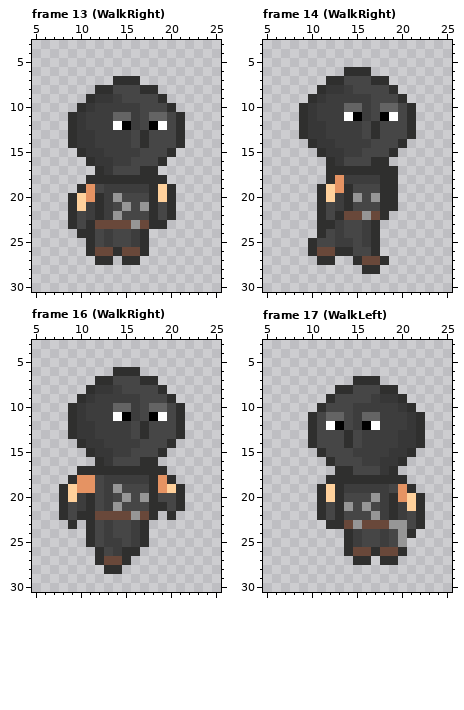
A pixel-art file gets an edit: Sprites Sisi/LockPicker.aseprite. The picture above was drawn from the file before the commit.
32x32 pixels, 20 frames. Colours within 5 levels of each other are drawn and written as one. Shown: frame 13 (WalkRight): x 5..25, y 3..30; frame 14 (WalkRight): x 5..25, y 3..30; frame 16 (WalkRight): x 5..25, y 3..30; frame 17 (WalkLeft): x 5..25, y 3..30. The commit also changed other frames, which this record leaves out.
Now the later version:
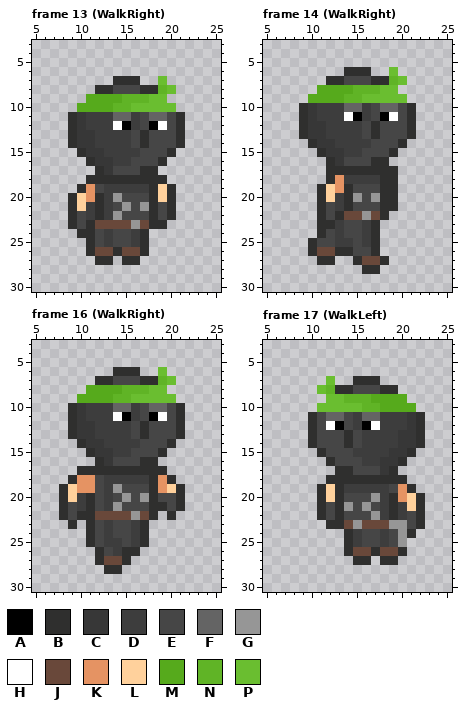
Palette (. is transparent): A #000000  B #2f2f2e  C #373737  D #3d3d3d  E #464646  F #646464  G #969696  H #ffffff  J #69483a  K #e59363  L #ffd19c  M #56aa1c  N #60b426  P #6abe30
The edit:
--- frame 13 (WalkRight)
@@ x 5..25 @@
  6 .....................
- 7 .........BBB.........
- 8 .......BBEEEBB.......
- 9 ......BCCDEEEEB......
-10 .....BCDDDDDEEEB.....
+ 7 .........BBB..P......
+ 8 .......BBEEEBBNP.....
+ 9 ......MMMMNNNPP......
+10 .....MMMMNNPPPPP.....
 11 ....BCDDDFFDEFFEB....
--- frame 14 (WalkRight)
@@ x 5..25 @@
  5 .....................
- 6 .........BBB.........
- 7 .......BBEEEBB.......
- 8 ......BCCDEEEEB......
- 9 .....BCDDDDDEEEB.....
+ 6 .........BBB..P......
+ 7 .......BBEEEBBNP.....
+ 8 ......MMMMNNNPP......
+ 9 .....MMMMNNPPPPP.....
 10 ....BCDDDFFDEFFEB....
--- frame 16 (WalkRight): the same change as frame 14 (WalkRight)
--- frame 17 (WalkLeft)
@@ x 5..25 @@
  6 .....................
- 7 ..........BBB........
- 8 ........BBEEEBB......
- 9 .......BEEEEDCCB.....
-10 ......BEEEDDDDDCB....
+ 7 .......P..BBB........
+ 8 ......PNBBEEEBB......
+ 9 .......PPNNNMMMM.....
+10 ......PPPPPNNMMMM....
 11 .....BEFFEDFFDDDCB...
Changed places in both pictures, as pixel boxes (x1, y1, x2, y2):
changed: (77, 76, 176, 112)
changed: (308, 67, 407, 103)
changed: (77, 367, 176, 403)
changed: (317, 376, 416, 412)
